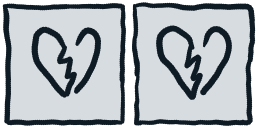
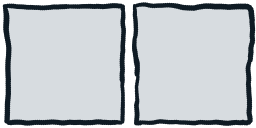
Layered file, before and after one edit (256 x 128). Changes by layer:
hid "Broken Heart", moved it into group "Worries" over box(31, 25, 232, 100)